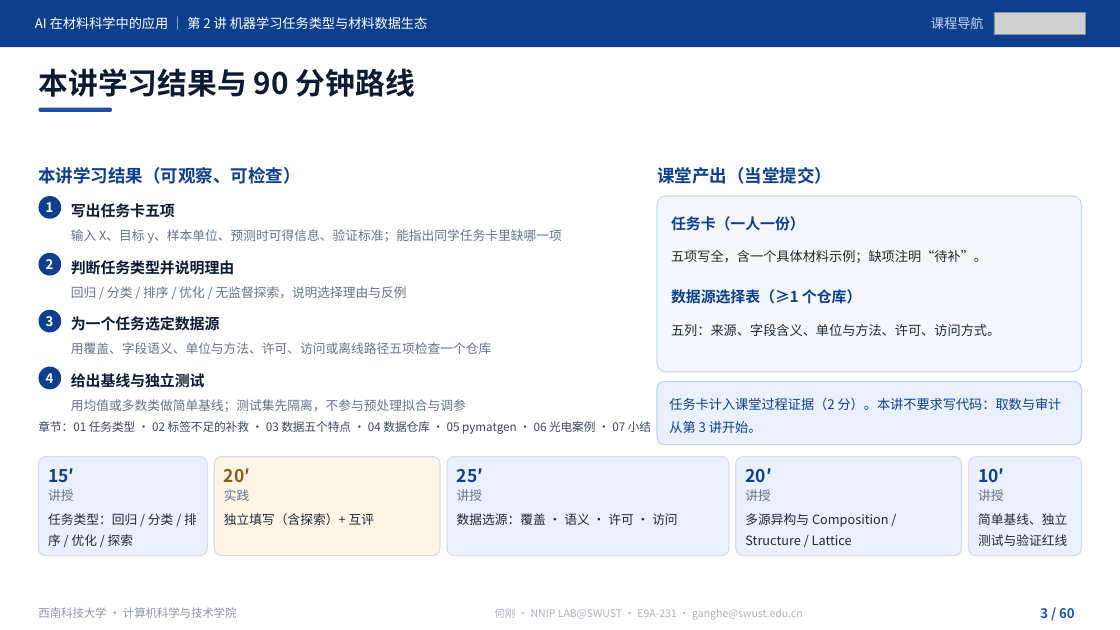
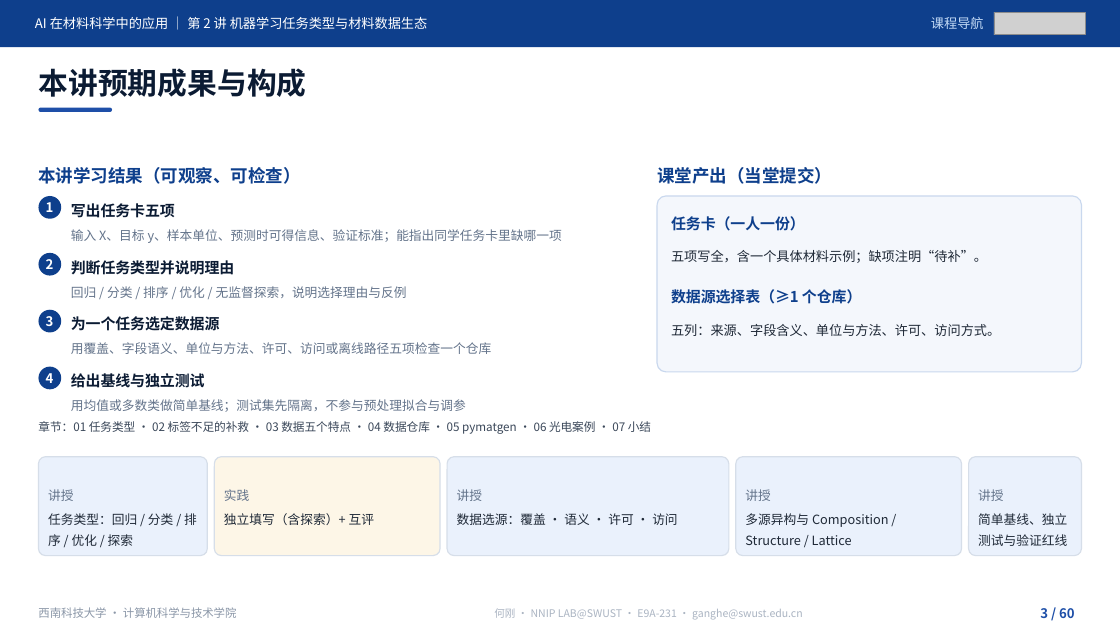
Before and after one commit to cosfrist/Applications-of-Artificial-Intelligence-in-Materials-Science-SWUST, a slide deck: slide 3 of lectures/02-机器学习任务类型与材料数据生态/AI在材料科学中的应用-第2讲 机器学习任务类型与材料数据生态-V5.pptx. Drawn at 1120x630 pixels with LibreOffice and Linux fonts; fonts in the diff are those of the drawing; grey boxes stand for pictures. Boxes give left, top, right and bottom in pixels: in the first picture for what was removed or moved away, otherwise in the second. Text is boxed around its words. In the diff, an @@ line names an element or a change of style, - is before the commit and + after.

Commit message:
第1、2讲课件按教师 11-12 手动优化更新，配套文件同步
第 1 讲（5,954,736 B，SHA 45d46523…）
- 全篇引号由 `&quot;` 转义统一为直角引号：P3「一行训练数据」、P20 Al 7075 案例、P62 四条预检命令
- P6 样例三「二元/三元氧化物的实验带隙」断行合并
- **P63 页标题**「退出题与记录模板（四栏）」→「本讲作业与记录模板（四栏）」，讲义与授课路线同步
- 讲义 P3 页标题行由旧名「本讲学习结果与 90 分钟路线」统一为「本讲预期目标」，与课件及授课路线一致
- 页数仍 63；图片对象 94（58 页眉另计）未变，source_index 图片元数据表无需重建
- README-V5 / source_index 同步至教师 11-06 版；清单复算 13/13

第 2 讲（5,326,822 B，SHA 675d5100…）
- **P3 页标题**「本讲学习结果与 90 分钟路线」→「本讲预期成果与构成」，删去页内「任务卡计入课堂过程证据（2 分）…」
  与「15′/20′/25′/20′/10′」旧路线标注
- **P58 页标题**「课堂实践（20 分钟）：把博士课题写成任务卡」→「课堂实践：把博士课题写成任务卡」
- 配图替换：P1（3 张并为 2 张）、P20、P46 各替换 1 张
- 图片对象 91 → 90，唯一媒体 32 → 31，页眉 60 未变；source_index §6 嵌入元数据表重建（30 行）
- 讲义与授课路线同步 P3、P58 标题；清单复算 6/6

课程导论本次未变（源与仓库逐字节一致），未提交。

```diff
--- a/lectures/02-机器学习任务类型与材料数据生态/AI在材料科学中的应用-第2讲 机器学习任务类型与材料数据生态-V5.pptx
+++ b/lectures/02-机器学习任务类型与材料数据生态/AI在材料科学中的应用-第2讲 机器学习任务类型与材料数据生态-V5.pptx
@@ text at [38,68,306,97]: text changed @@
-本讲学习结果与 90 分钟路线
+本讲预期成果与构成
@@ rounded rectangle removed at [657,381,1081,444] @@
@@ text removed at [669,398,1062,433] @@
-任务卡计入课堂过程证据（2 分）。本讲不要求写代码：取数与审计从第 3 讲开始。
@@ text removed at [48,468,74,483] @@
-15′
@@ text removed at [224,468,250,482] @@
-20′
@@ text removed at [457,468,483,483] @@
-25′
@@ text removed at [745,468,771,482] @@
-20′
@@ text removed at [978,468,1004,482] @@
-10′
```
Also in this commit, not shown: 5 other slides changed, 13 other files.
